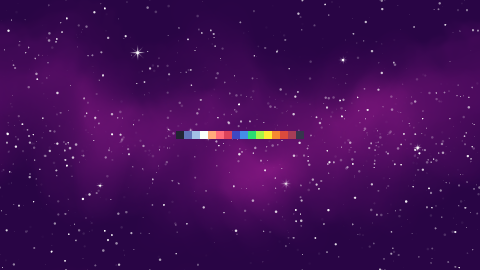
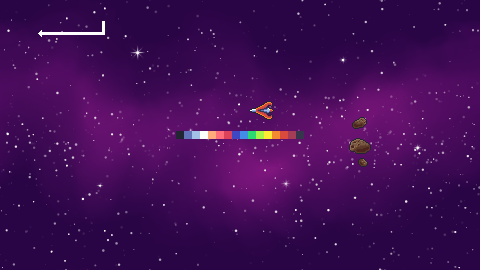
Before/after of a 480x270 layered artwork. What changed in the layer stack:
added layer "Paint Layer 9" above "Paint Layer 8" over (267, 101, 371, 167)
added layer "Paint Layer 8" above "Paint Layer 2(pasted)" over (38, 21, 274, 120)
showed "Copy of Paint Layer 3", painted on it over (249, 101, 371, 167)
painted on "Paint Layer 7" over (38, 21, 371, 167)
painted on "Background" over (38, 21, 371, 167)
